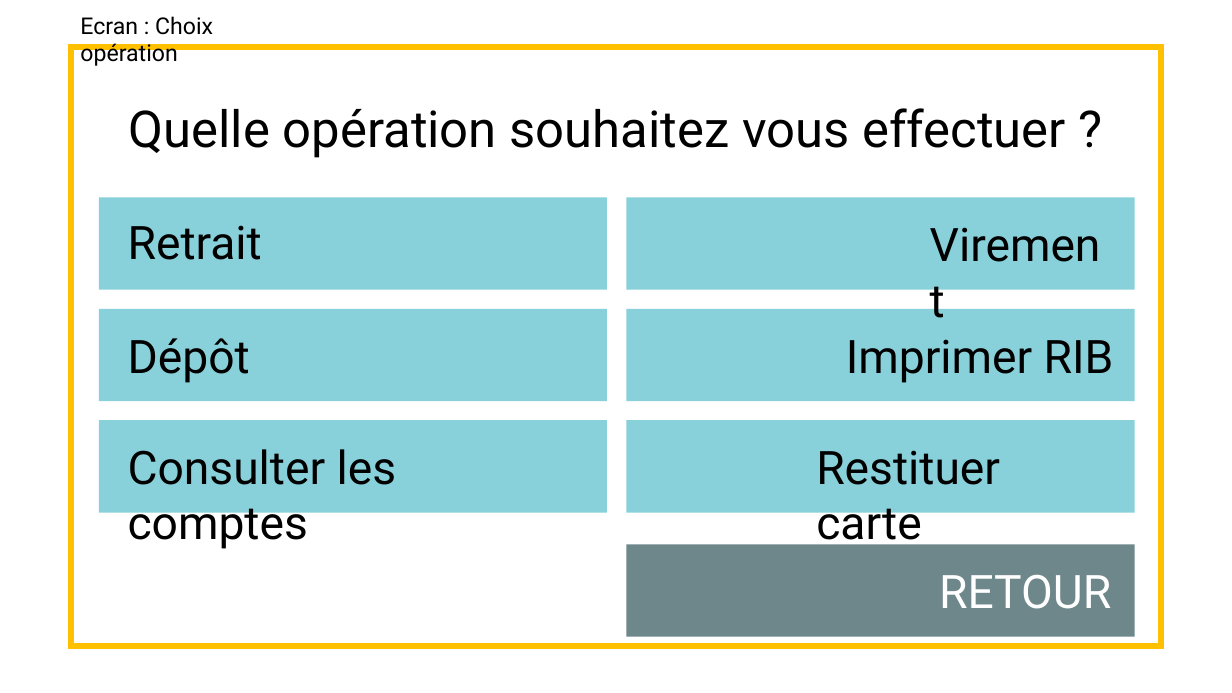
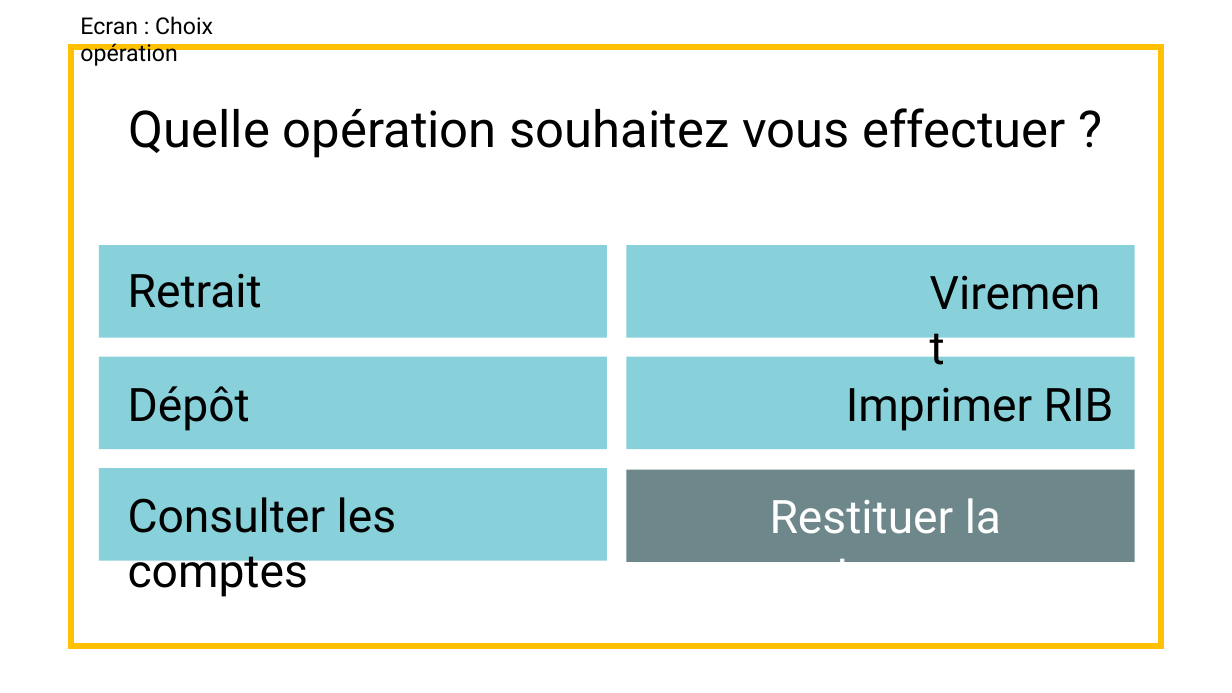
Before and after one commit to Whyuki/CDA_2005, a slide deck: slide 7 of FOAD_Unified_Process/GAB/maquettage_GAB_retirer de l'argent dont s'identifier.pptx. Drawn at 1232x693 pixels with LibreOffice and Linux fonts; fonts in the diff are those of the drawing. Boxes give left, top, right and bottom in pixels: in the first picture for what was removed or moved away, otherwise in the second. Text is boxed around its words. In the diff, an @@ line names an element or a change of style, - is before the commit and + after.

```diff
--- a/FOAD_Unified_Process/GAB/maquettage_GAB_retirer de l'argent dont s'identifier.pptx
+++ b/FOAD_Unified_Process/GAB/maquettage_GAB_retirer de l'argent dont s'identifier.pptx
@@ rectangle: place and size @@
-rectangle at [99,198,607,290]
+rectangle at [99,245,607,337]
@@ rectangle: place and size @@
-rectangle at [627,198,1135,290]
+rectangle at [627,245,1135,337]
@@ rectangle removed at [627,421,1135,513] @@
@@ 5 texts, 3 rectangles: place and size @@
-5 texts, 3 rectangles at [99,211,1135,551]
+5 texts, 3 rectangles at [99,259,1135,599]
@@ rectangle: place and size @@
-rectangle at [627,544,1135,637]
+rectangle at [627,470,1135,562]
@@ text at [770,498,1001,562]: text changed; text colour #000000 to #FFFFFF @@
-Restituer carte
+Restituer la carte
@@ text removed at [939,575,1111,609] @@
-RETOUR
```
Also in this commit, not shown: 3 other slides changed, 3 other files.
